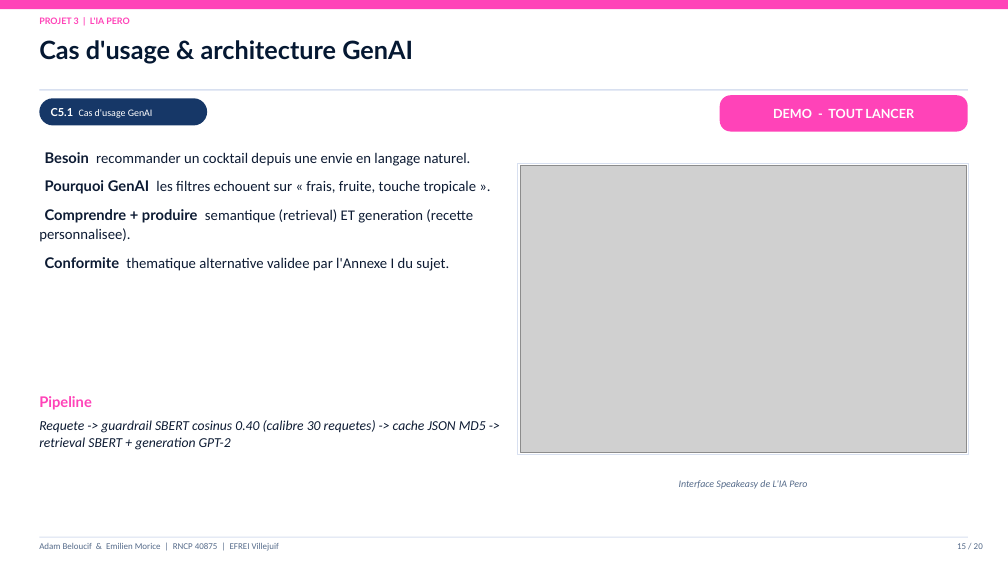
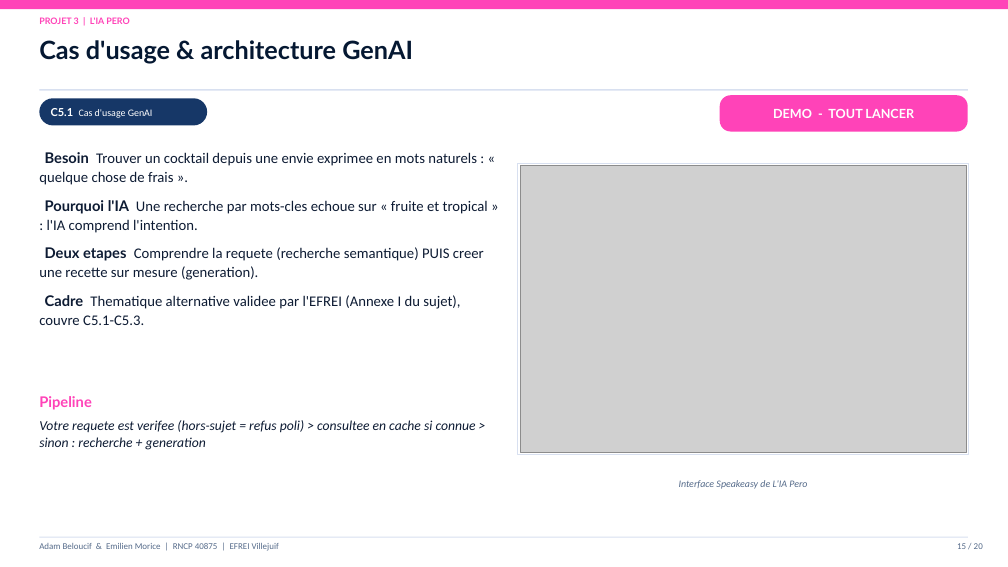
Before and after one commit to Adam-Blf/Soutenance-M1, a slide deck: slide 15 of Soutenance_Bloc1-2_Adam_Emilien.pptx. Drawn at 1008x567 pixels with LibreOffice and Linux fonts; fonts in the diff are those of the drawing; grey boxes stand for pictures. Boxes give left, top, right and bottom in pixels: in the first picture for what was removed or moved away, otherwise in the second. Text is boxed around its words. In the diff, an @@ line names an element or a change of style, - is before the commit and + after.

```diff
--- a/Soutenance_Bloc1-2_Adam_Emilien.pptx
+++ b/Soutenance_Bloc1-2_Adam_Emilien.pptx
@@ text at box(39, 152, 488, 325): text changed @@
-Besoin recommander un cocktail depuis une envie en langage naturel.
-Pourquoi GenAI les filtres echouent sur « frais, fruite, touche tropicale ».
-Comprendre + produire semantique (retrieval) ET generation (recette personnalisee).
-Conformite thematique alternative validee par l'Annexe I du sujet.
+Besoin Trouver un cocktail depuis une envie exprimee en mots naturels : « quelque chose de frais ».
+Pourquoi l'IA Une recherche par mots-cles echoue sur « fruite et tropical » : l'IA comprend l'intention.
+Deux etapes Comprendre la requete (recherche semantique) PUIS creer une recette sur mesure (generation).
+Cadre Thematique alternative validee par l'EFREI (Annexe I du sujet), couvre C5.1-C5.3.
@@ text at box(39, 420, 476, 450): text changed @@
-Requete -> guardrail SBERT cosinus 0.40 (calibre 30 requetes) -> cache JSON MD5 -> retrieval SBERT + generation GPT-2
+Votre requete est verifee (hors-sujet = refus poli) > consultee en cache si connue > sinon : recherche + generation
```
Also in this commit, not shown: 9 other slides changed, 1 other file.
